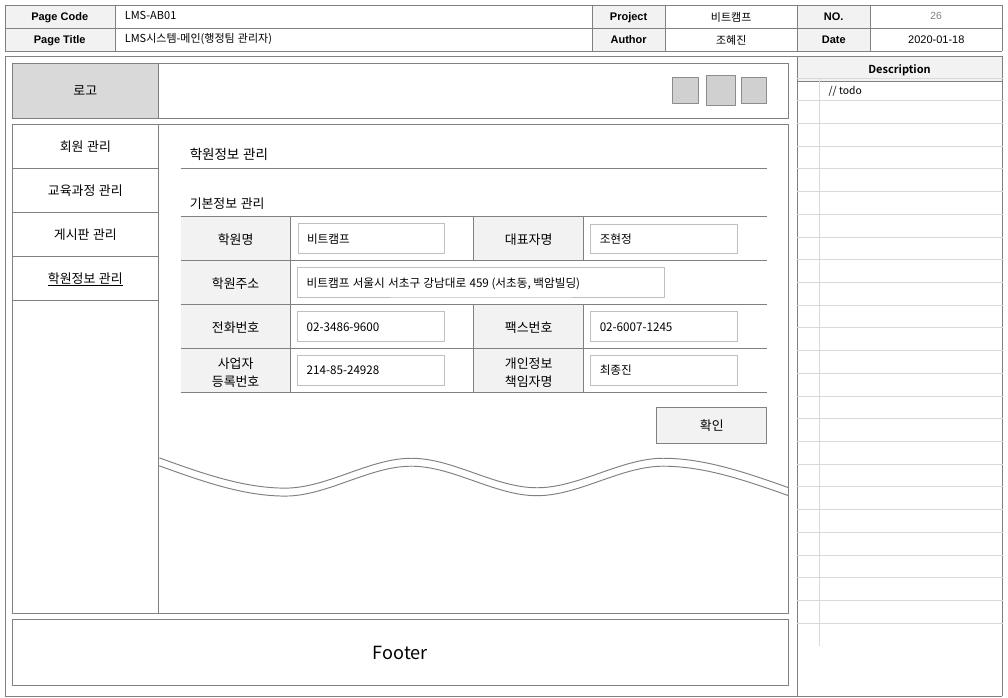
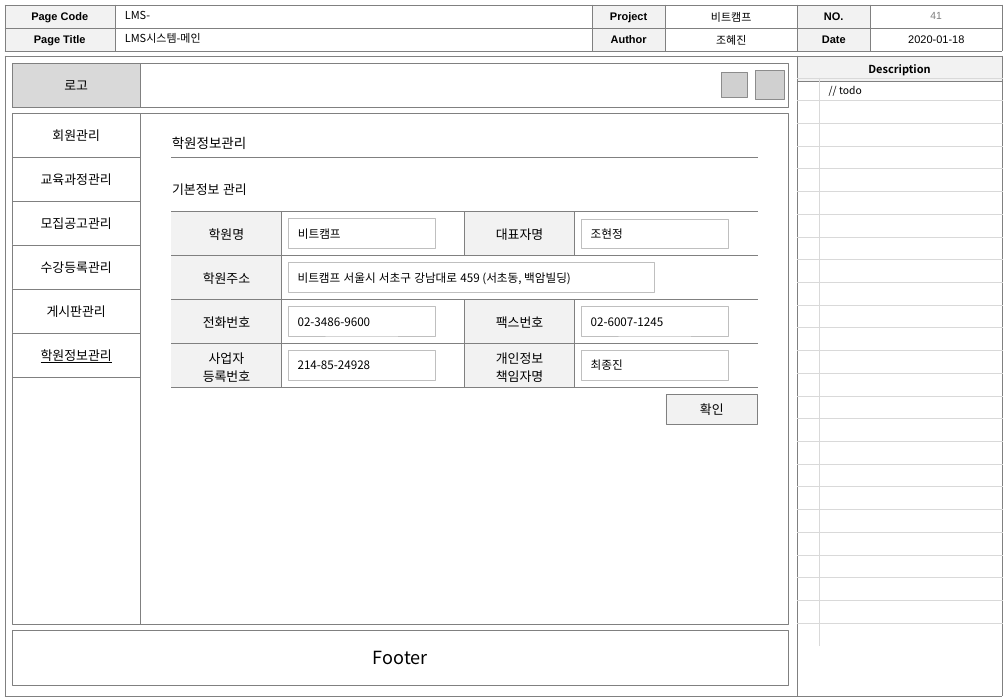
Before and after one commit to h62j8n/bitcamp_lms, a slide deck: slide 41 of storyboard.ver1.3.pptx (slide 26 before the commit). Drawn at 1008x698 pixels with LibreOffice and Linux fonts; fonts in the diff are those of the drawing; grey boxes stand for pictures. Boxes give left, top, right and bottom in pixels: in the first picture for what was removed or moved away, otherwise in the second. Text is boxed around its words. In the diff, an @@ line names an element or a change of style, - is before the commit and + after.

```diff
--- a/storyboard.ver1.3.pptx
+++ b/storyboard.ver1.3.pptx
@@ text at [125, 11, 150, 19]: text changed @@
-LMS-AB01
+LMS-
@@ page number at [930, 12, 941, 19]: text changed @@
-26
+41
@@ text at [125, 33, 201, 43]: text changed @@
-LMS시스템-메인(행정팀 관리자)
+LMS시스템-메인
@@ rectangle "로고": place and size @@
-rectangle "로고" at [12, 63, 158, 118]
+rectangle "로고" at [12, 63, 141, 107]
@@ rectangle: place and size @@
-rectangle at [12, 63, 789, 118]
+rectangle at [12, 63, 789, 107]
@@ picture: place and size @@
-picture at [673, 78, 699, 104]
+picture at [721, 73, 747, 99]
@@ picture removed at [742, 78, 768, 104] @@
@@ picture: place and size @@
-picture at [706, 76, 735, 105]
+picture at [756, 71, 785, 100]
@@ rectangle "회원관리": place and size @@
-rectangle "회원관리" at [12, 124, 158, 168]
+rectangle "회원관리" at [12, 114, 141, 157]
@@ rectangle: place and size @@
-rectangle at [12, 124, 158, 613]
+rectangle at [12, 114, 141, 625]
@@ rectangle: place and size @@
-rectangle at [12, 124, 789, 613]
+rectangle at [141, 114, 789, 625]
@@ text in rectangle at [52, 129, 99, 141]: spaces changed @@
-회원 관리
+회원관리
@@ text at [172, 136, 246, 149]: spaces changed @@
-학원정보 관리
+학원정보관리
@@ rectangle "교육과정관리": place and size @@
-rectangle "교육과정관리" at [12, 168, 158, 212]
+rectangle "교육과정관리" at [12, 157, 141, 201]
@@ text in rectangle at [41, 173, 112, 185]: spaces changed @@
-교육과정 관리
+교육과정관리
@@ text "기본정보 관리": place and size @@
-text "기본정보 관리" at [190, 197, 265, 209]
+text "기본정보 관리" at [172, 183, 247, 195]
@@ line moved from (181, 168) - (767, 168) to (171, 157) - (758, 157) @@
@@ rectangle added at [12, 201, 141, 245], fill #FFFFFF, outline #808080 0.5 pt, 10 pt, text #000000 @@
+모집공고관리
@@ 7 rectangles, 1 table: place and size @@
-7 rectangles, 1 table at [181, 217, 767, 393]
+7 rectangles, 1 table at [171, 212, 758, 388]
@@ rectangle added at [12, 245, 141, 289], fill #FFFFFF, outline #808080 0.5 pt, 10 pt, text #000000 @@
+수강등록관리
@@ rectangle "게시판관리": place and size @@
-rectangle "게시판관리" at [12, 212, 158, 256]
+rectangle "게시판관리" at [12, 289, 141, 333]
@@ text in rectangle at [47, 305, 106, 317]: spaces changed @@
-게시판 관리
+게시판관리
@@ rectangle "학원정보관리": place and size @@
-rectangle "학원정보관리" at [12, 256, 158, 300]
+rectangle "학원정보관리" at [12, 333, 141, 377]
@@ text in rectangle at [41, 349, 112, 363]: spaces changed @@
-학원정보 관리
+학원정보관리
@@ text in rectangle at [366, 365, 434, 374]: text removed @@
-Content
@@ rectangle "확인": place and size @@
-rectangle "확인" at [657, 408, 767, 444]
+rectangle "확인" at [666, 395, 758, 423]
@@ freeform shape removed at [159, 458, 788, 489] @@
@@ freeform shape removed at [159, 466, 788, 497] @@
@@ rectangle "Footer": place and size @@
-rectangle "Footer" at [12, 619, 789, 685]
+rectangle "Footer" at [12, 630, 789, 685]
```
Also in this commit, not shown: 13 other slides changed, 12 slides added, 2 slides removed.
